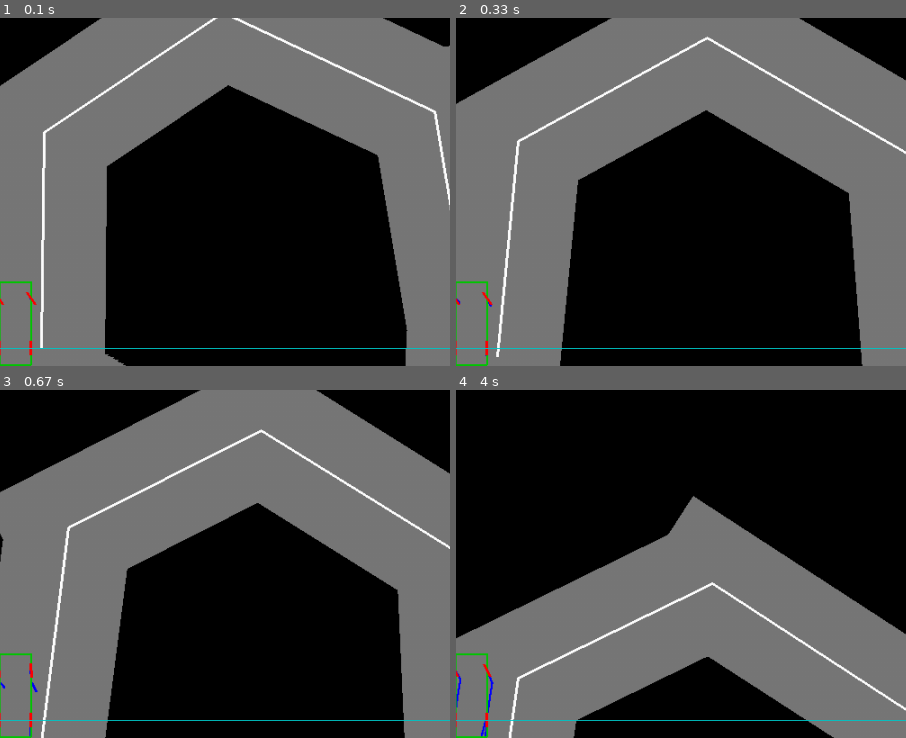
Above: before the commit, frames 1-4 (two rows, left to right).
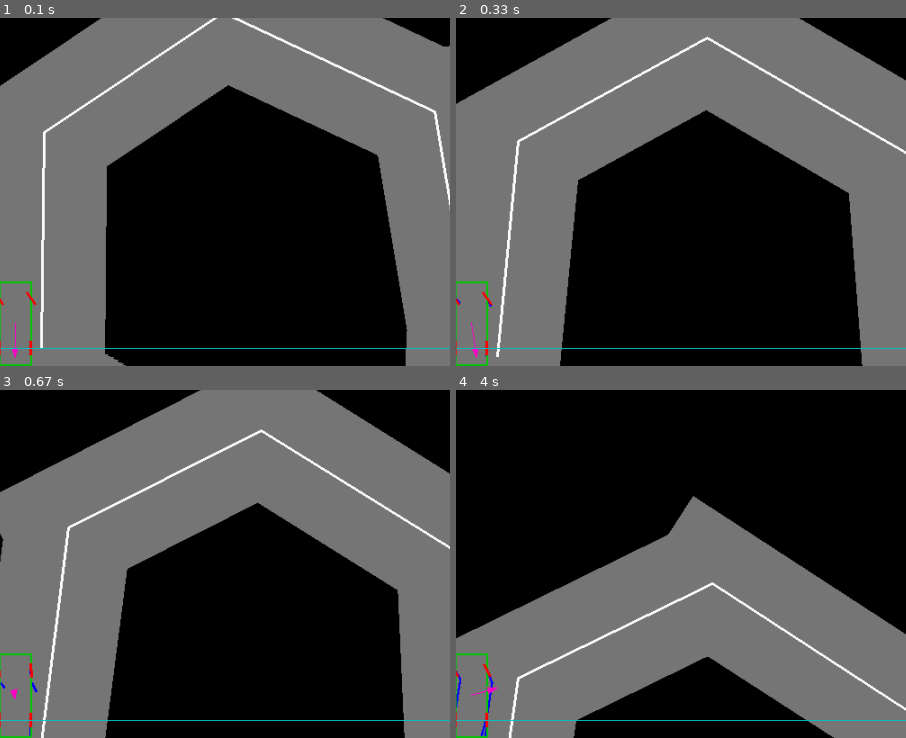
Above: after the commit, the same moments.

Repository: hatofly/pygame_simple_drive_simulator
Game: pygame game, started from trajectory_pygame.py
The game is run twice, just before and just after one commit, with the same random seed, the same clock (stepped at 60 frames per second) and the same inputs.
Inputs (mouse positions are % of the whole screen's width and height, from its top left):
- Up to frame 1 (0.1 s): no input
- Up to frame 2 (0.33 s): no input
- Up to frame 3 (0.67 s): hold W from 0.33 s (still down); move the mouse to (46, 53) at 0.37 s
- Up to frame 4 (4 s): release W at 0.8 s; hold S 0.83-1.3 s; move the mouse to (82, 46) at 0.87 s; hold W 1.33-1.8 s; move the mouse to (26, 49) at 1.37 s; hold S 1.83-2.3 s; move the mouse to (19, 33) at 1.87 s; hold W 2.33-2.8 s; move the mouse to (65, 12) at 2.37 s; hold S 2.83-3.3 s; move the mouse to (62, 57) at 2.87 s; hold W 3.33-3.8 s; move the mouse to (52, 14) at 3.37 s; hold S from 3.83 s (still down); move the mouse to (14, 45) at 3.87 s
The pictures show only the part of the screen within x 48-98%, y 14-64%; the shares and areas given below are measured in that part.

The runs differ from the first frame. In frame 1, less than 0.1% of the frame differs, in the area x 2-4%, y 87-98%; in frame 2, less than 0.1%, in the area x 3-6%, y 87-98%; in frame 3, less than 0.1%; in frame 4, less than 0.1%.

Commit message:
慣性力表示

Diff:
--- /dev/null
+++ b/tempCodeRunnerFile.py
@@ -0,0 +1 @@
+Trans
--- a/trajectory_pygame.py
+++ b/trajectory_pygame.py
@@ -1,3 +1,5 @@
+#!python3
+
 import numpy as np
 import pygame
 from pygame.locals import *
@@ -134,6 +136,8 @@
         self.length = 4.6
         self.wh_bs = 2.75
         self.vel = vel
+        self.center = self.pos+vec(self.theta)*self.wh_bs/2
+        self.old_vel_vec = self.vel*vec(self.theta)
         self.lf = wheel(-self.wid/2,self.wh_bs,self.pos,self.theta)
         self.rf = wheel(self.wid/2,self.wh_bs,self.pos,self.theta)
         self.lb = wheel(-self.wid/2,0,self.pos,self.theta)
@@ -199,11 +203,26 @@
     def draw_point(p):
         pygame.draw.circle(screen,(0,0,255),(p[0]*DRAW_SCALE+SCREEN_SIZE[0]/2,SCREEN_SIZE[1]-OFFSET-p[1]*DRAW_SCALE),1)
 
+
     def draw_polygon_filled(ps,color):
         ps_sc = []
         for p in ps:
             ps_sc.append(XY(p))
         pygame.draw.polygon(screen,color,ps_sc)
+
+    def draw_arrow(p1,p2):
+        if np.linalg.norm(p2-p1)<0.1:
+            return
+        else:
+            P1 = XY(p1)
+            P2 = XY(p2)
+            #矢印の軸部分
+            pygame.draw.lines(screen,(255,0,200),False,[P1,P2],width=1)
+            #三角部分
+            arr_dir = (p2-p1)/np.linalg.norm(p2-p1)/2
+            vert = np.dot(Rot(math.pi/2),arr_dir)/3
+            draw_polygon_filled([p2,p2-arr_dir+vert,p2-arr_dir-vert],(255,0,200))
+
 
     def draw_carbody(car):
         p1 = car.pos + np.dot(Rot(car.theta),np.array([car.wid/2,(car.length+car.wh_bs)/2]))
@@ -344,6 +363,8 @@
         #ステア表示
         steer_disp = font.render(f'steer: {int(math.degrees(steer))} [deg]', True, (0, 200, 200))
 
+        #1step前の速度ベクトル
+        car1.old_vel_vec = car1.vel*vec(car1.theta)
         #アクセルとブレーキ
         # 一般車の最大加速度は0.6G程度より、マウスが一番上に来たあたりで0.6Gにする
         # クリープがあるので0.15m/s^2程度はデフォルトでかけておく
@@ -367,9 +388,10 @@
                 brake_amp=0.4/0.6
             brakedcc = brake_amp*0.6*9.8
             if car1.vel>=0:
-                car1.vel += (-brakedcc+vel_coef*creep_acc(car1.vel))*dt
+                car1.vel = max(car1.vel + (-brakedcc+vel_coef*creep_acc(car1.vel))*dt,0)
             elif car1.vel<0:
-                car1.vel += (brakedcc+vel_coef*creep_acc(car1.vel))*dt
+                car1.vel = min(car1.vel + (brakedcc+vel_coef*creep_acc(car1.vel))*dt,0)
+
         #速度表示
         vel_disp = font.render(f'vel: {int(car1.vel*3.6)} [km/h]', True, (0, 200, 200))
 
@@ -411,6 +433,16 @@
         rf_rec.append(car1.rf.abs_pos)
         lb_rec.append(car1.lb.abs_pos)
         rb_rec.append(car1.rb.abs_pos)
+
+        #慣性力表示
+        #正味の慣性力ベクトル/質量
+        net_acc_vec = (car1.old_vel_vec-car1.vel*vec(car1.theta))/dt
+        car1.center = car1.pos+vec(car1.theta)*car1.wh_bs/2
+        acc_point = car1.center+net_acc_vec/3
+        if center_attach:
+            car1.center = Trans(car1.center,car1.theta,car1.pos)
+            acc_point = Trans(acc_point,car1.theta,car1.pos)
+        draw_arrow(car1.center,acc_point)
 
         #オフセットライン描画
         pygame.draw.line(screen,(0,200,200),[0,SCREEN_SIZE[1]-control_offset],[SCREEN_SIZE[0],SCREEN_SIZE[1]-control_offset],width=1)
Not shown, changed: .DS_Store
